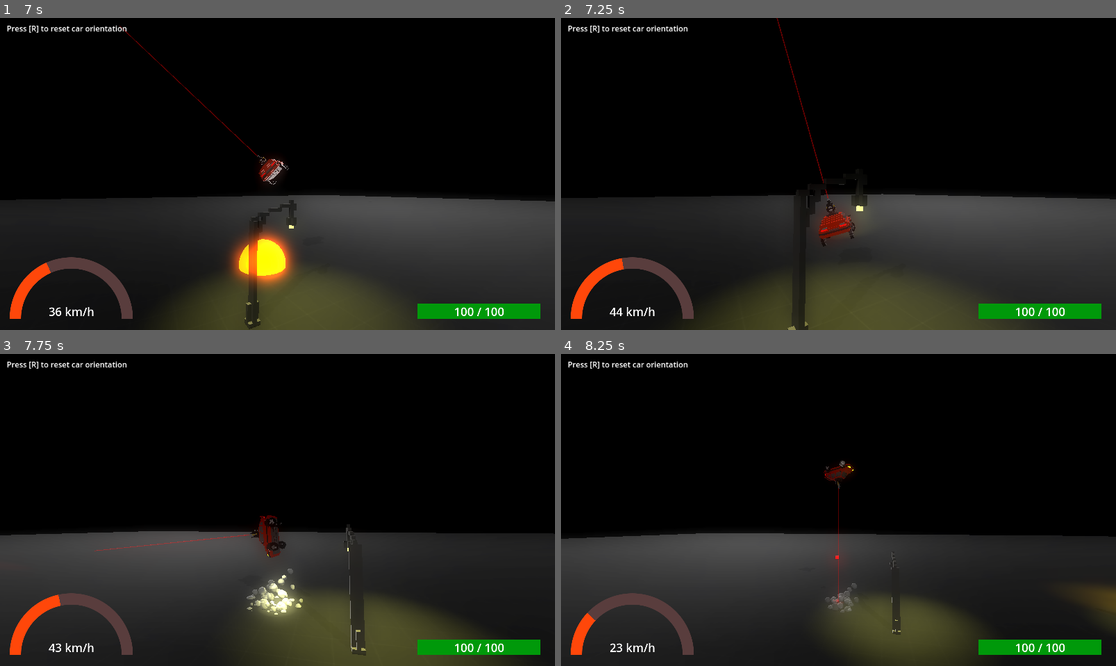
Above: before the commit, frames 1-4 (two rows, left to right).
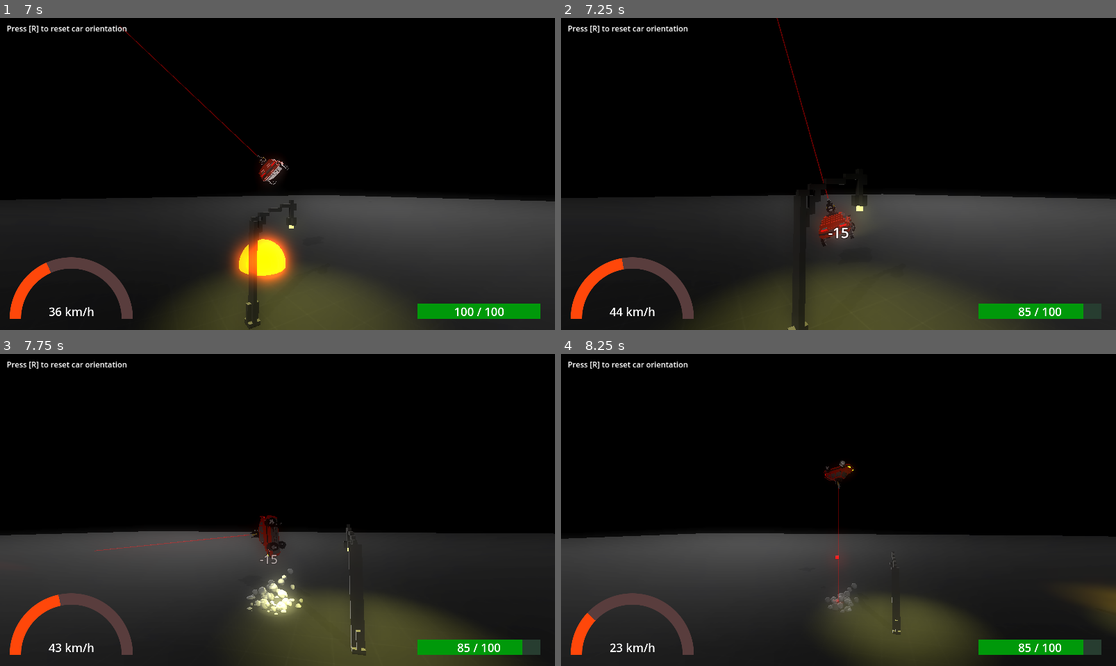
Above: after the commit, the same moments.

Repository: applejag/bornhack-2024-game
Game: Godot game, scene res://scenes/world.tscn
The game is run twice, just before and just after one commit, with the same random seed, the same clock (stepped at 60 frames per second) and the same inputs.
Inputs:
- Up to frame 1 (7 s): tap R (reset_car) every 0.75 s from 0.5 to 4.25 s; hold W (move_forward) 0.53-2.03 s; tap Ctrl (fire) every 1.5 s from 0.6 to 6.6 s; tap Space (jump) at 0.77, 1.52, 3.02, 3.77, 4.52, 6.02, 6.77 s; tap H (honk) every 1.5 s from 1.35 to 5.85 s; hold A (steer_left) 2.03-3.53 s; hold S (move_back) 3.53-4.28 s; hold D (steer_right) 4.28-5.03 s; hold W (move_forward) 5.03-5.78 s; hold D (steer_right) from 5.78 s (still down)
- Up to frame 2 (7.25 s): keep holding D (steer_right)
- Up to frame 3 (7.75 s): keep holding D (steer_right); tap H (honk) at 7.35 s; tap Space (jump) at 7.52 s
- Up to frame 4 (8.25 s): release D (steer_right) at 8.03 s; hold S (move_back) from 8.03 s (still down); tap Ctrl (fire) at 8.1 s

Frame 1 is identical in both runs. In frame 2, 0.4% of the frame differs, in the area x 48-98%, y 66-97%; in frame 3, 0.3%; in frame 4, 0.3%.

Commit message:
More sounds

Diff:
--- a/scenes/enemy_bullet.tscn
+++ b/scenes/enemy_bullet.tscn
@@ -1,7 +1,8 @@
-[gd_scene load_steps=13 format=3 uid="uid://dgiyvs75u00ef"]
+[gd_scene load_steps=14 format=3 uid="uid://dgiyvs75u00ef"]
 
 [ext_resource type="Script" path="res://scenes/bullet.gd" id="1_f74gb"]
 [ext_resource type="PackedScene" uid="uid://bnrvgx10xvgku" path="res://scenes/explosion.tscn" id="2_kjs70"]
+[ext_resource type="AudioStream" uid="uid://bwogldkn0yho6" path="res://sounds/enemy_bullet.wav" id="3_i241l"]
 
 [sub_resource type="Curve" id="Curve_gllyp"]
 _data = [Vector2(0, 0), 0.0, 0.0, 0, 0, Vector2(0.0335821, 1), 0.0, 0.0, 0, 0, Vector2(1, 0), -2.88615, 0.0, 0, 0]
@@ -85,5 +86,10 @@
 light_energy = 2.0
 light_size = 1.0
 
+[node name="AudioStreamPlayer3D" type="AudioStreamPlayer3D" parent="."]
+stream = ExtResource("3_i241l")
+autoplay = true
+doppler_tracking = 1
+
 [connection signal="body_entered" from="." to="." method="_on_body_entered"]
 [connection signal="timeout" from="DeathTimer" to="." method="queue_free"]
--- a/scenes/explosion.gd
+++ b/scenes/explosion.gd
@@ -8,4 +8,6 @@
 	var tween = get_tree().create_tween()
 	scale = Vector3.ONE * scale_start
 	tween.tween_property(self, "scale", Vector3.ONE * scale_end, scale_time_seconds)
+	tween.tween_property(self, "visible", false, 0)
+	tween.tween_interval(0.4)
 	tween.tween_callback(queue_free)
--- a/scenes/explosion.tscn
+++ b/scenes/explosion.tscn
@@ -1,7 +1,8 @@
-[gd_scene load_steps=6 format=3 uid="uid://bnrvgx10xvgku"]
+[gd_scene load_steps=7 format=3 uid="uid://bnrvgx10xvgku"]
 
 [ext_resource type="Script" path="res://scenes/explosion.gd" id="1_rqj2w"]
 [ext_resource type="Script" path="res://scenes/DamageDealer.gd" id="2_pmhrj"]
+[ext_resource type="AudioStream" uid="uid://gfpssli3daaq" path="res://sounds/explosion.wav" id="3_1tcrg"]
 
 [sub_resource type="SphereShape3D" id="SphereShape3D_ct1dl"]
 
@@ -39,4 +40,8 @@
 [node name="DamageDealer" type="Node" parent="."]
 script = ExtResource("2_pmhrj")
 
+[node name="AudioStreamPlayer3D" type="AudioStreamPlayer3D" parent="."]
+stream = ExtResource("3_1tcrg")
+autoplay = true
+
 [connection signal="body_entered" from="." to="DamageDealer" method="_on_body_entered"]
Not shown, added: sounds/enemy_bullet.wav.import
Not shown, added: sounds/enemy_bullet.wav
